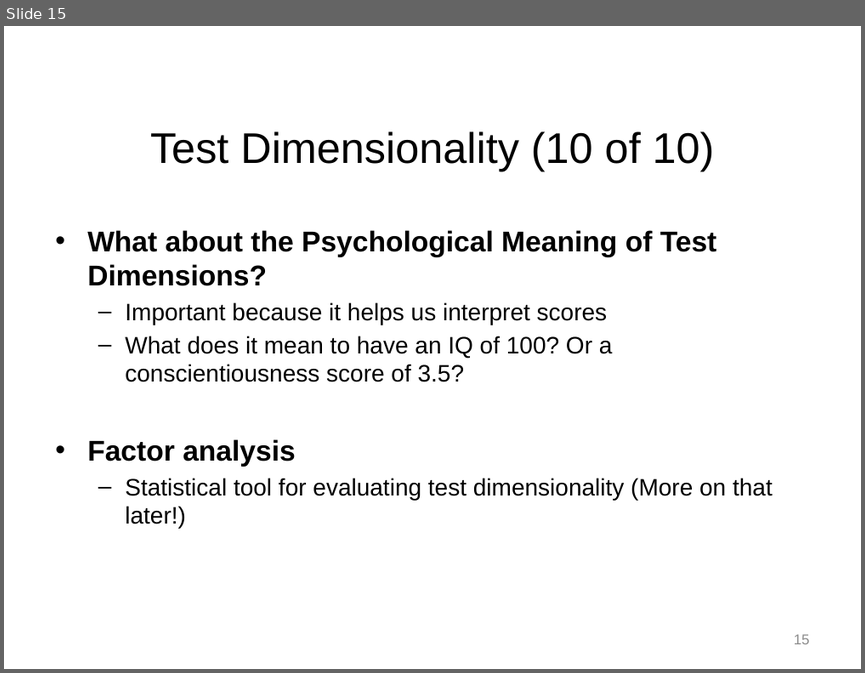
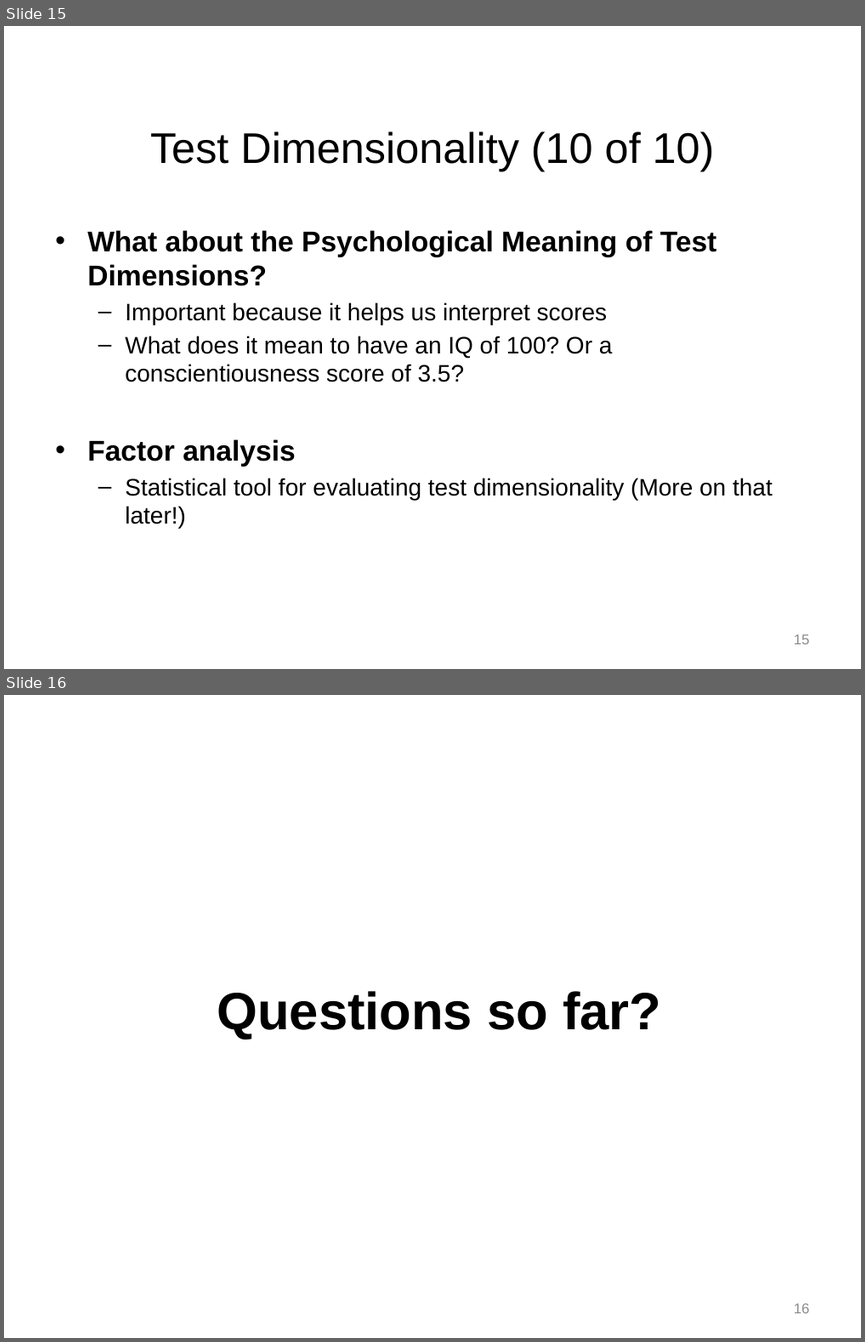
Before and after one commit to npm27/Teaching-Materials, a slide deck: Tests and Eval/Slides/4 Chapter 4 Part 1.pptx. Shown one above the other, each under a label of ours: slide 15 before the commit, slides 15 and 16 after it. The pictures are 865x673 and 865x1342 pixels, drawn with LibreOffice and Linux fonts; fonts in the diff are those of the drawing. Boxes give left, top, right and bottom in pixels: in the first picture for what was removed or moved away, otherwise in the second. Text is boxed around its words. In the diff, an @@ line names an element or a change of style, - is before the commit and + after.

```diff
--- a/Tests and Eval/Slides/4 Chapter 4 Part 1.pptx
+++ b/Tests and Eval/Slides/4 Chapter 4 Part 1.pptx
@@ slide 16 added at (4,695,861,1338), background #FFFFFF @@
@@ title added at (216,991,661,1038), 44 pt, text #000000, bold @@
+Questions so far?
@@ page number added at (794,1303,810,1313), 12 pt, text #8C8C8C @@
+16
```
Also in this commit, not shown: 3 slides changed, 2 other slides added, 1 other file.
